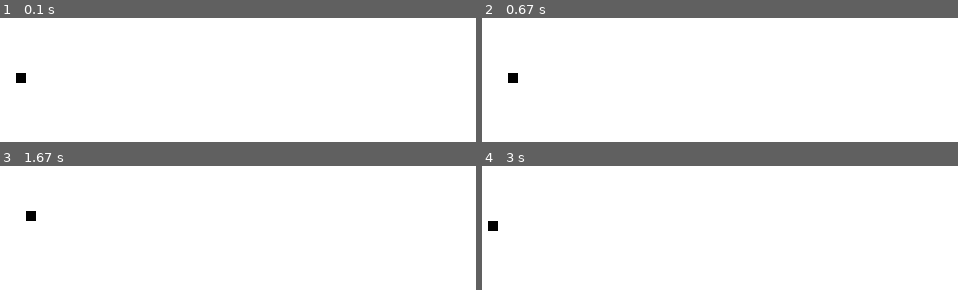
Above: before the commit, frames 1-4 (two rows, left to right).
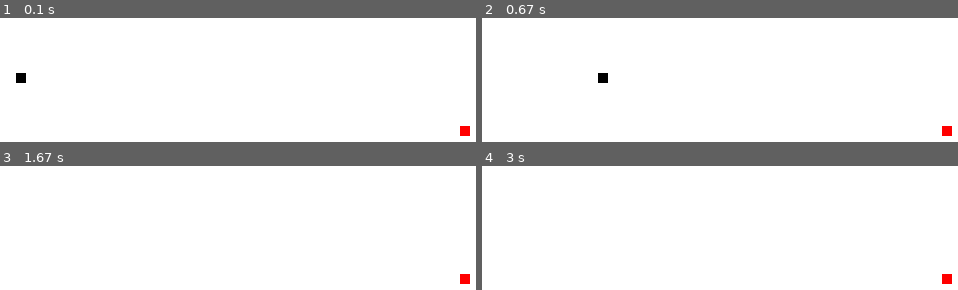
Above: after the commit, the same moments.

Repository: chirag-soni23/Snake-game--Pygame-
Game: pygame game, started from SnakeGame.py
The game is run twice, just before and just after one commit, with the same random seed, the same clock (stepped at 60 frames per second) and the same inputs.
Inputs:
- Up to frame 1 (0.1 s): no input
- Up to frame 2 (0.67 s): hold Right from 0.33 s (still down)
- Up to frame 3 (1.67 s): release Right at 0.8 s; hold Up 0.83-1.13 s
- Up to frame 4 (3 s): hold Left 1.67-2.2 s; hold Down 2.23-2.53 s; hold Left 2.57-2.97 s

The runs differ from the first frame. In frame 1, 0.2% of the frame differs, in the area x 96-99%, y 87-96%; in frame 2, 0.5%, in the area x 5-99%, y 44-96%; in frame 3, 0.3%; in frame 4, 0.3%.

Commit message:
snake game

Diff:
--- a/SnakeGame.py
+++ b/SnakeGame.py
@@ -1,4 +1,5 @@
 import pygame
+import random
 pygame.init()
 
 # colors
@@ -19,9 +20,13 @@
 exit_game = False
 game_over = False
 snake_x = 45
+velocity_x = 0
+velocity_y = 0
 snake_y = 55
 snake_size = 10
 fps = 30
+food_x = random.randint(0,screen_width)
+food_y = random.randint(0,screen_height)
 
 # clock
 clock = pygame.time.Clock()
@@ -33,17 +38,24 @@
             exit_game = True
         if event.type == pygame.KEYDOWN:
             if event.key == pygame.K_RIGHT:
-                snake_x += 10
+                velocity_x = 10
+                velocity_y = 0
             if event.key == pygame.K_LEFT:
-                snake_x -= 10
+                velocity_x = -10
+                velocity_y = 0
             if event.key == pygame.K_UP:
-                snake_y -= 10
+                velocity_y = -10
+                velocity_x = 0
             if event.key == pygame.K_DOWN:
-                snake_y += 10
+                velocity_y = 10
+                velocity_x = 0
 
 
-
+    snake_x += velocity_x
+    snake_y += velocity_y
     gameWindow.fill(white)
+    # snake food
+    pygame.draw.rect(gameWindow,red,[food_x,food_y,snake_size,snake_size])
     # snake head
     pygame.draw.rect(gameWindow,black,[snake_x,snake_y,snake_size,snake_size])
     pygame.display.update()
